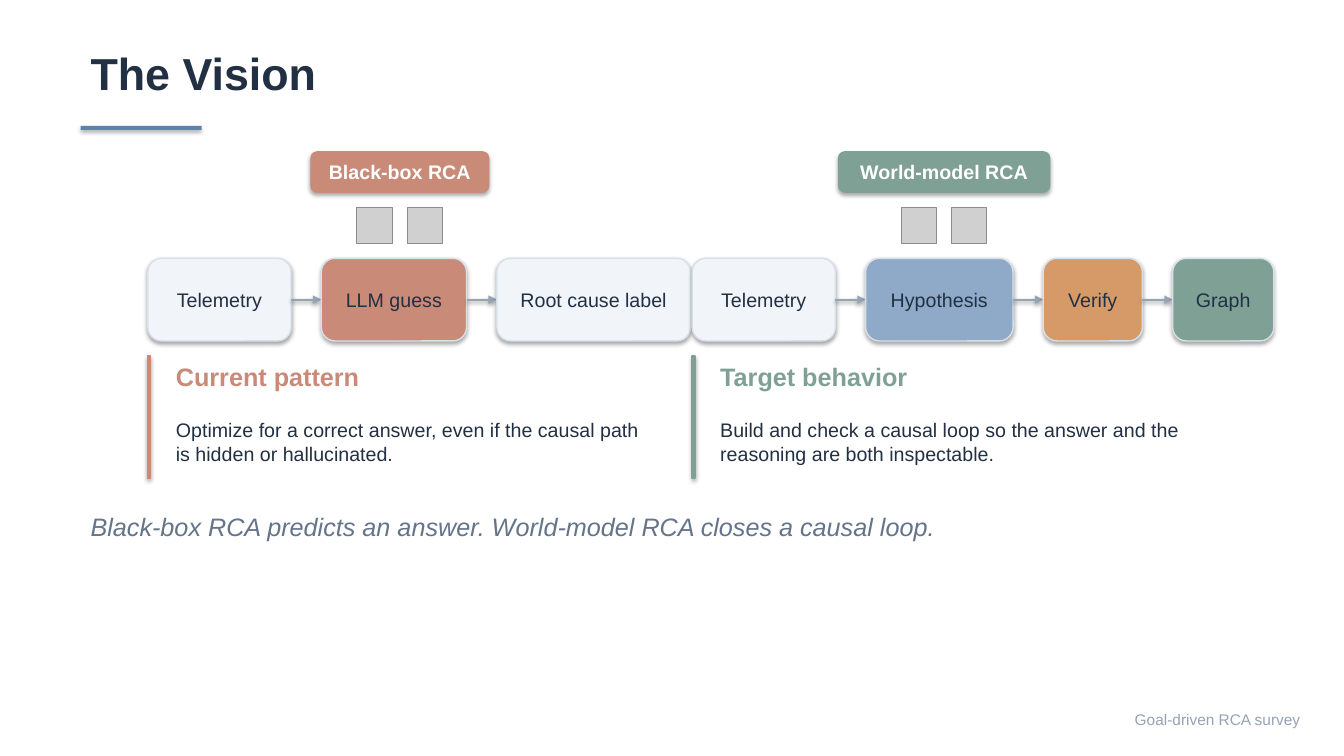
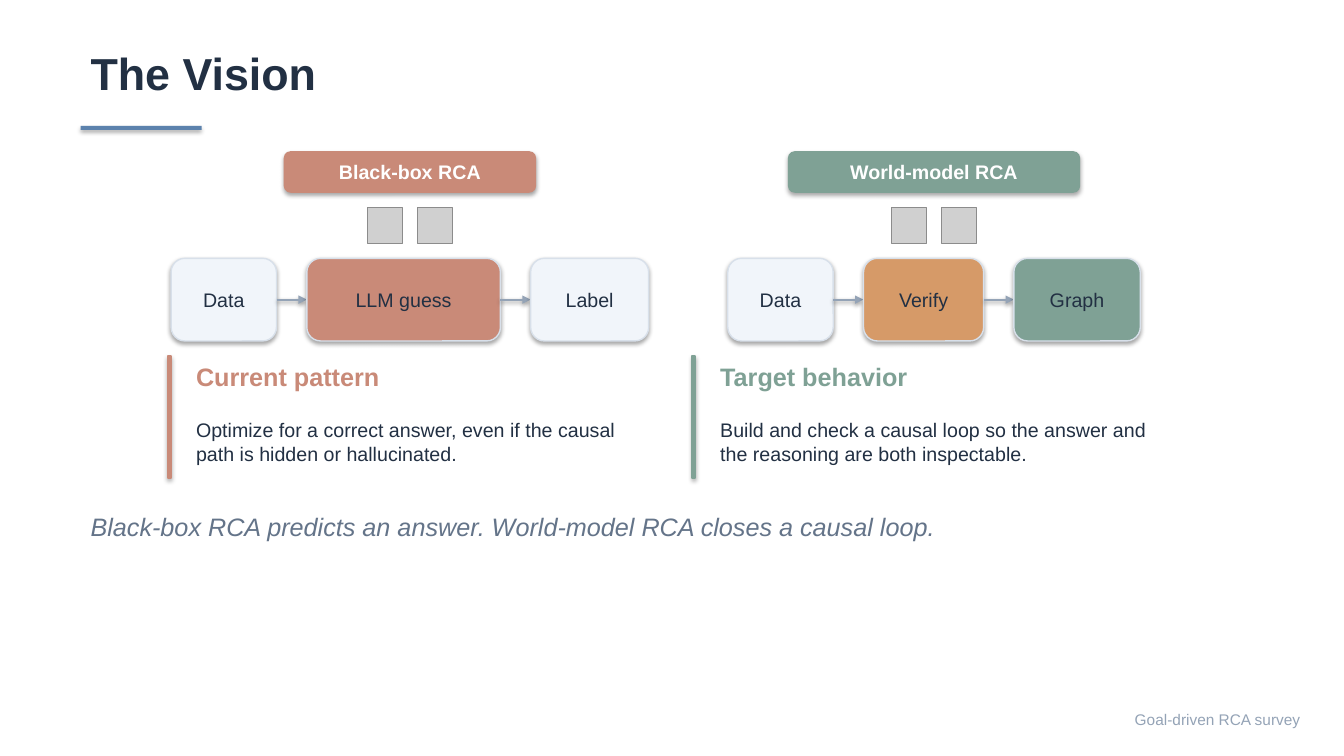
Before and after one commit to Lincyaw/paperops, a slide deck: slide 2 of examples/self-intro/diagnostic_world_model.pptx. Drawn at 1344x756 pixels with LibreOffice and Linux fonts; fonts in the diff are those of the drawing; grey boxes stand for pictures. Boxes give left, top, right and bottom in pixels: in the first picture for what was removed or moved away, otherwise in the second. Text is boxed around its words. In the diff, an @@ line names an element or a change of style, - is before the commit and + after.

```diff
--- a/examples/self-intro/diagnostic_world_model.pptx
+++ b/examples/self-intro/diagnostic_world_model.pptx
@@ rounded rectangle "Black-box RCA": place and size @@
-rounded rectangle "Black-box RCA" at (311, 151, 489, 193)
+rounded rectangle "Black-box RCA" at (283, 151, 535, 193)
@@ rounded rectangle "World-model RCA": place and size @@
-rounded rectangle "World-model RCA" at (838, 151, 1051, 193)
+rounded rectangle "World-model RCA" at (788, 151, 1081, 193)
@@ picture: place and size @@
-picture at (357, 208, 392, 243)
+picture at (367, 208, 402, 243)
@@ picture: place and size @@
-picture at (407, 208, 443, 243)
+picture at (417, 208, 453, 243)
@@ picture: place and size @@
-picture at (901, 208, 937, 243)
+picture at (891, 208, 927, 243)
@@ picture: place and size @@
-picture at (952, 208, 987, 243)
+picture at (942, 208, 977, 243)
@@ rounded rectangle removed at (148, 258, 291, 341) @@
-Telemetry
@@ rounded rectangle added at (171, 258, 277, 341), fill #F1F5FA, outline #D8E0EA 1 pt, 14 pt, text #223043 @@
+Data
@@ rounded rectangle "LLM guess": place and size @@
-rounded rectangle "LLM guess" at (322, 258, 467, 341)
+rounded rectangle "LLM guess" at (307, 258, 500, 341)
@@ rounded rectangle "Label": place and size @@
-rounded rectangle "Label" at (497, 258, 691, 341)
+rounded rectangle "Label" at (530, 258, 648, 341)
@@ rounded rectangle removed at (693, 258, 836, 341) @@
-Telemetry
@@ rounded rectangle added at (728, 258, 834, 341), fill #F1F5FA, outline #D8E0EA 1 pt, 14 pt, text #223043 @@
+Data
@@ rounded rectangle "Verify": place and size @@
-rounded rectangle "Verify" at (1044, 258, 1142, 341)
+rounded rectangle "Verify" at (864, 258, 984, 341)
@@ rounded rectangle removed at (866, 258, 1013, 341) @@
-Hypothesis
@@ rounded rectangle "Graph": place and size @@
-rounded rectangle "Graph" at (1173, 258, 1273, 341)
+rounded rectangle "Graph" at (1014, 258, 1140, 341)
@@ arrow moved from (291, 299) - (322, 299) to (276, 299) - (307, 299) @@
@@ arrow moved from (467, 299) - (497, 299) to (500, 299) - (530, 299) @@
@@ text in rounded rectangle at (566, 292, 614, 307): text changed @@
-Root cause label
+Label
@@ arrow moved from (1013, 299) - (1044, 299) to (984, 299) - (1014, 299) @@
@@ arrow removed from (1142, 299) to (1173, 299) @@
@@ rectangle: place and size @@
-rectangle at (148, 356, 151, 478)
+rectangle at (168, 356, 171, 478)
@@ text "Current pattern": place and size @@
-text "Current pattern" at (176, 368, 359, 391)
+text "Current pattern" at (196, 368, 379, 391)
@@ text "Optimize for a correct answer, ..." rewrapped from (176, 422, 638, 461) to (196, 422, 615, 465) @@
@@ text "Build and check a causal ..." rewrapped from (720, 422, 1178, 465) to (720, 422, 1146, 465) @@
```
Also in this commit, not shown: 15 other slides changed, 2 slides added, 3 slides removed, 1 other file.
